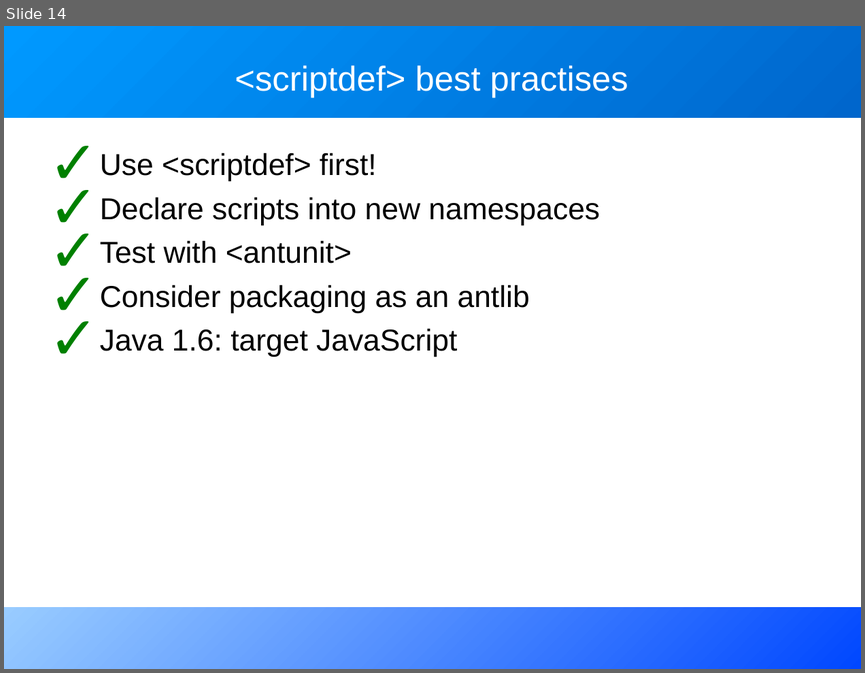
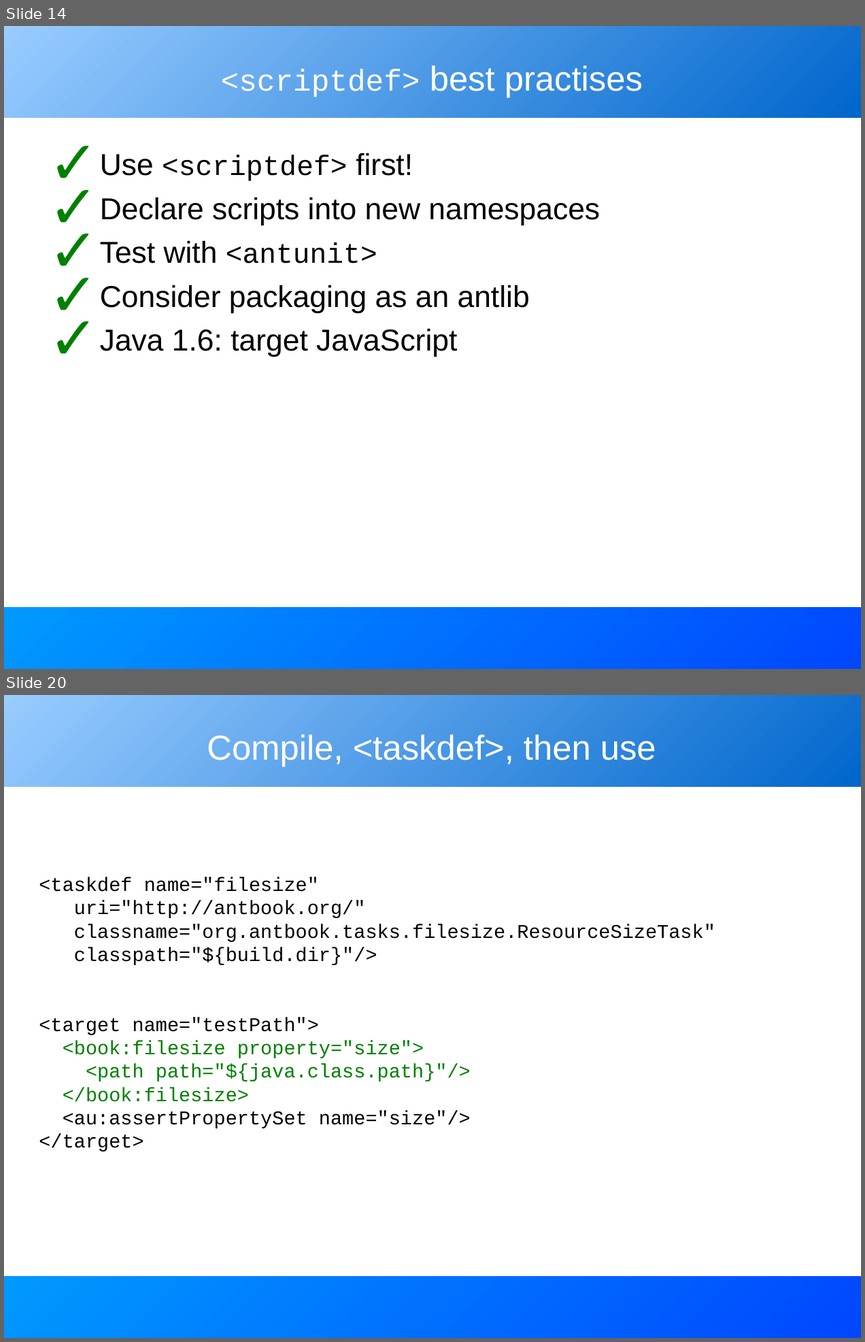
Before and after one commit to BeatrizTercero/repoSvnAnt, a slide deck: core/trunk/docs/slides/extending_ant.odp. Shown one above the other, each under a label of ours: slide 14 before the commit, slides 14 and 20 after it; the slides between them are not shown. The pictures are 865x673 and 865x1342 pixels, drawn with LibreOffice and Linux fonts; fonts in the diff are those of the drawing. Boxes give left, top, right and bottom in pixels: in the first picture for what was removed or moved away, otherwise in the second. Text is boxed around its words. In the diff, an @@ line names an element or a change of style, - is before the commit and + after.

```diff
--- a/core/trunk/docs/slides/extending_ant.odp
+++ b/core/trunk/docs/slides/extending_ant.odp
@@ slide 20 added at [4, 695, 861, 1338], background #FFFFFF; not listed: 2 template elements that a slide beside it also shows @@
@@ title added at [207, 734, 656, 767], 32 pt, text #FFFFFF @@
+Compile, <taskdef>, then use
@@ text added at [39, 877, 715, 1151], 18 pt, text #000000 @@
+<taskdef name="filesize"
+uri="http://antbook.org/"
+classname="org.antbook.tasks.filesize.ResourceSizeTask"
+classpath="${build.dir}"/>
+<target name="testPath">
+<book:filesize property="size">
+<path path="${java.class.path}"/>
+</book:filesize>
+<au:assertPropertySet name="size"/>
+</target>
@@ slide 14 changed as well @@
@@ rectangle at [4, 26, 861, 118]: fill gradient #0066CC to #0099FF to gradient #0066CC to #99CCFF @@
@@ title "<scriptdef> best practises" at [221, 65, 643, 98]: size 32 to 28 pt, font Arial to Courier New in "<scriptdef>" @@
@@ text at [100, 152, 413, 263]: size 28 to 26 pt, font Arial to Courier New in "<scriptdef>", "<antunit>" @@
@@ rectangle at [4, 607, 861, 669]: fill gradient #0047FF to #99CCFF to gradient #0047FF to #0099FF @@
```
Also in this commit, not shown: 23 other slides changed, 5 other slides added, 1 slide removed.
